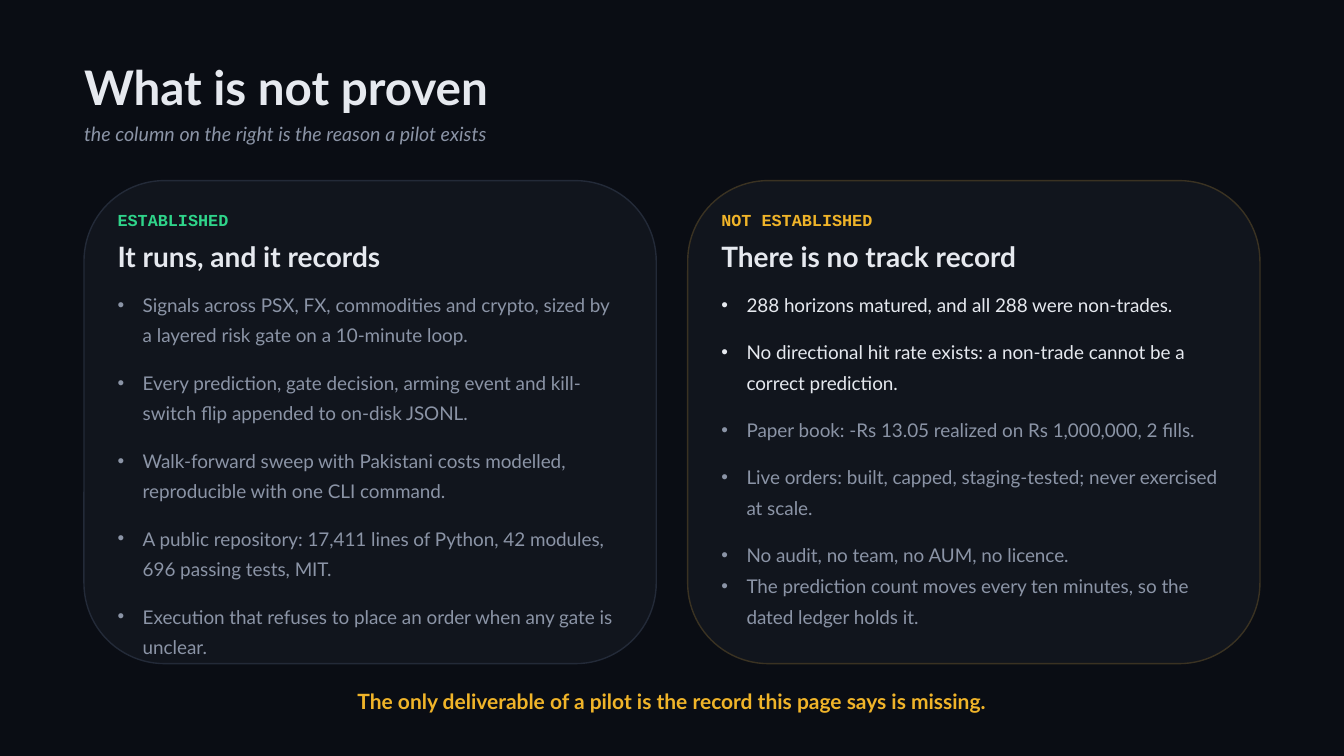
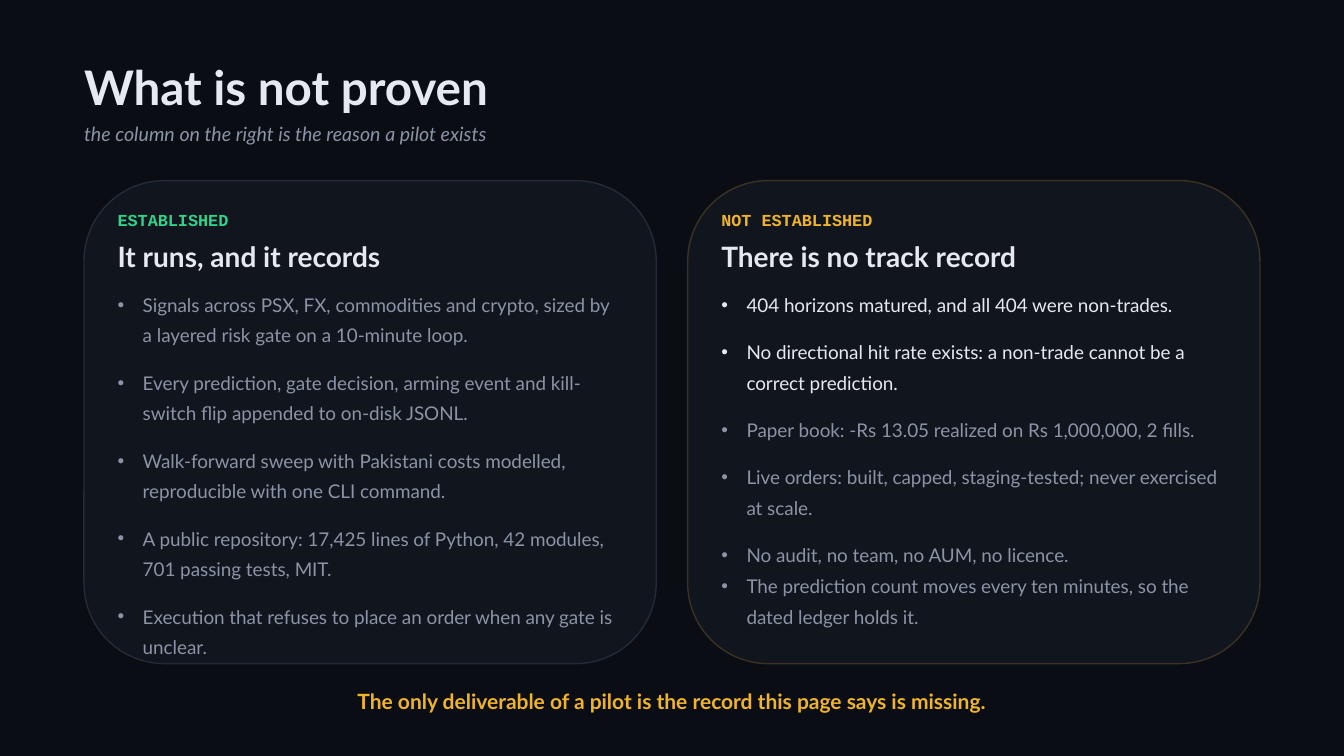
Before and after one commit to zhaider5142009-oss/kairos, a slide deck: slide 6 of docs/investors/KAIROS_Investor_Deck.pptx. Drawn at 1344x756 pixels with LibreOffice and Linux fonts; fonts in the diff are those of the drawing. Boxes give left, top, right and bottom in pixels: in the first picture for what was removed or moved away, otherwise in the second. Text is boxed around its words. In the diff, an @@ line names an element or a change of style, - is before the commit and + after.

```diff
--- a/docs/investors/KAIROS_Investor_Deck.pptx
+++ b/docs/investors/KAIROS_Investor_Deck.pptx
@@ text at (747,298,1172,314): text changed @@
-• 288 horizons matured, and all 288 were non-trades.
+• 404 horizons matured, and all 404 were non-trades.
@@ text at (143,532,604,580): text changed @@
-• A public repository: 17,411 lines of Python, 42 modules, 696 passing tests, MIT.
+• A public repository: 17,425 lines of Python, 42 modules, 701 passing tests, MIT.
```
Also in this commit, not shown: 3 other slides changed, 13 other files.
